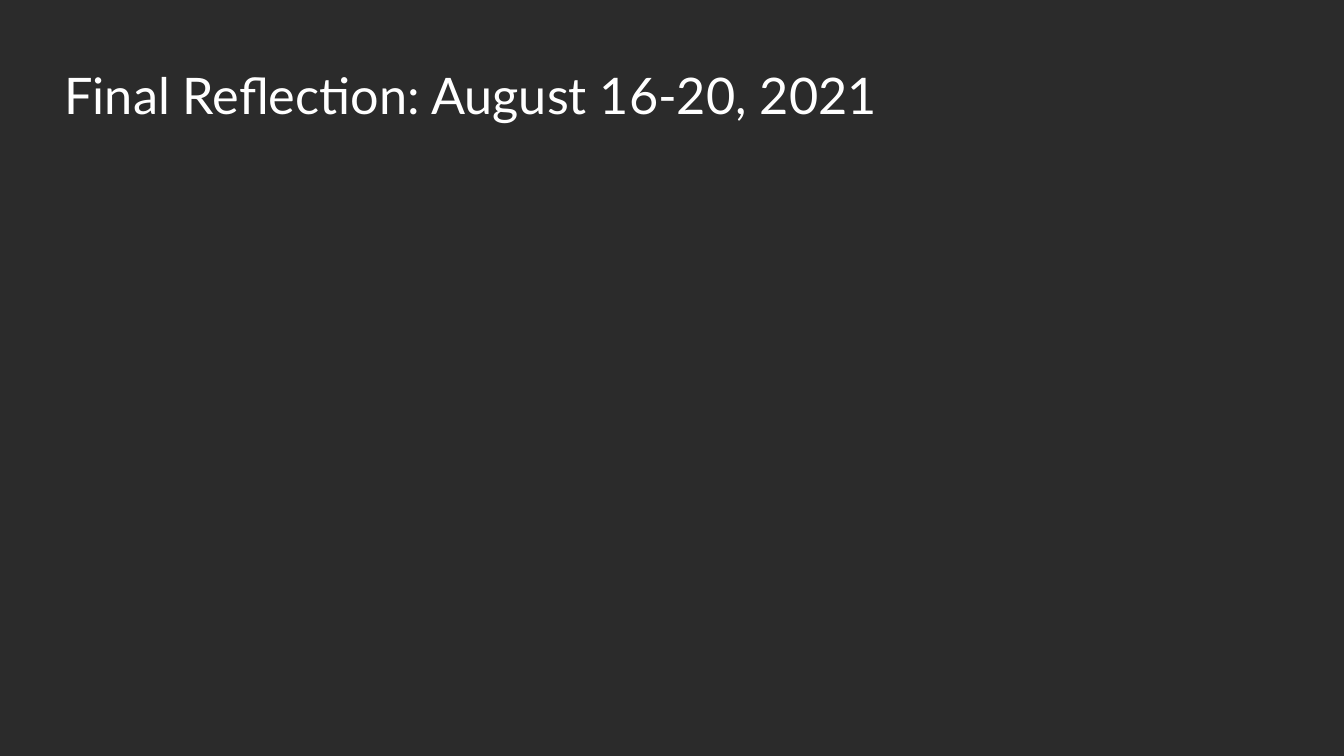
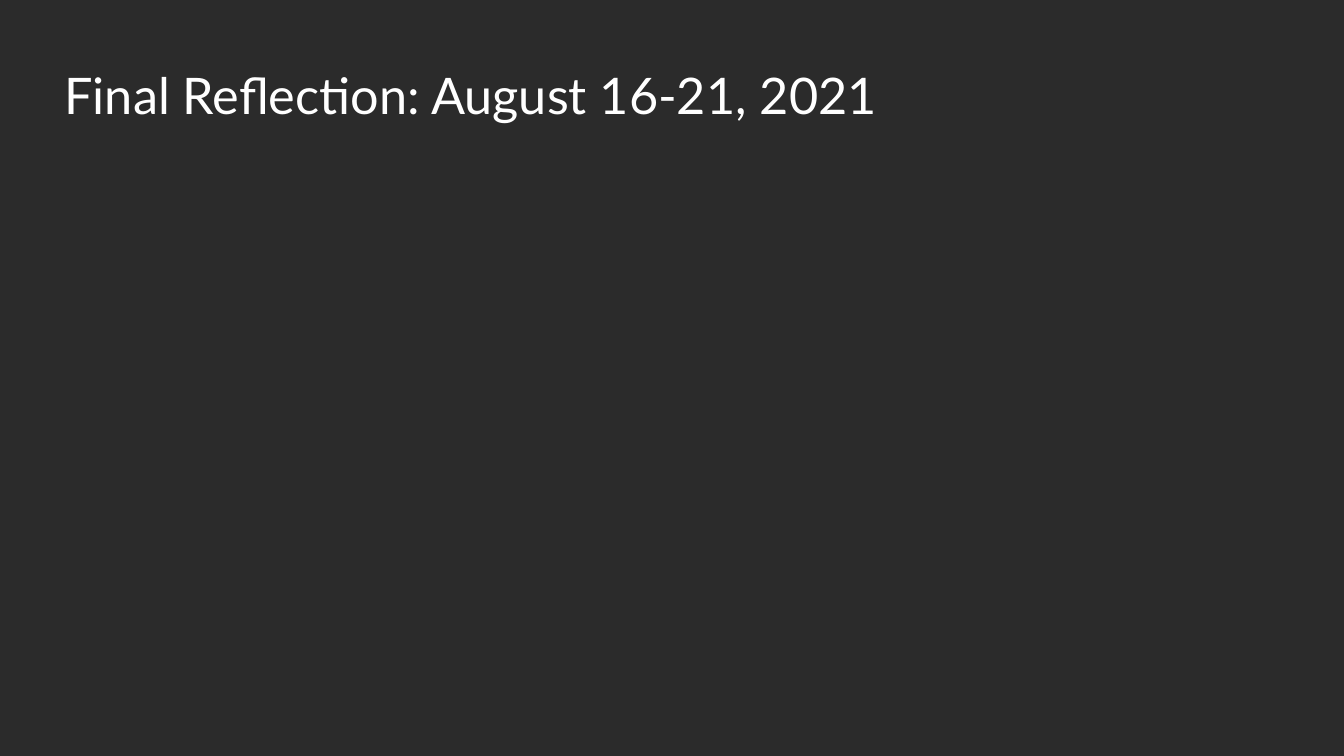
Before and after one commit to ewhinihan/dfw_mslibrary, a slide deck: slide 19 of DFW_MSLibraryArchives_WeeklyLearnings.pptx (slide 18 before the commit). Drawn at 1344x756 pixels with LibreOffice and Linux fonts; fonts in the diff are those of the drawing; background and template pictures are left out; a plain dark background stands for a picture behind light text. Boxes give left, top, right and bottom in pixels: in the first picture for what was removed or moved away, otherwise in the second. Text is boxed around its words. In the diff, an @@ line names an element or a change of style, - is before the commit and + after.

```diff
--- a/DFW_MSLibraryArchives_WeeklyLearnings.pptx
+++ b/DFW_MSLibraryArchives_WeeklyLearnings.pptx
@@ title at (65,77,877,123): text changed @@
-Final Reflection: August 16-20, 2021
+Final Reflection: August 16-21, 2021
```
Also in this commit, not shown: 1 other slide changed, 1 slide added, 11 slides removed.
